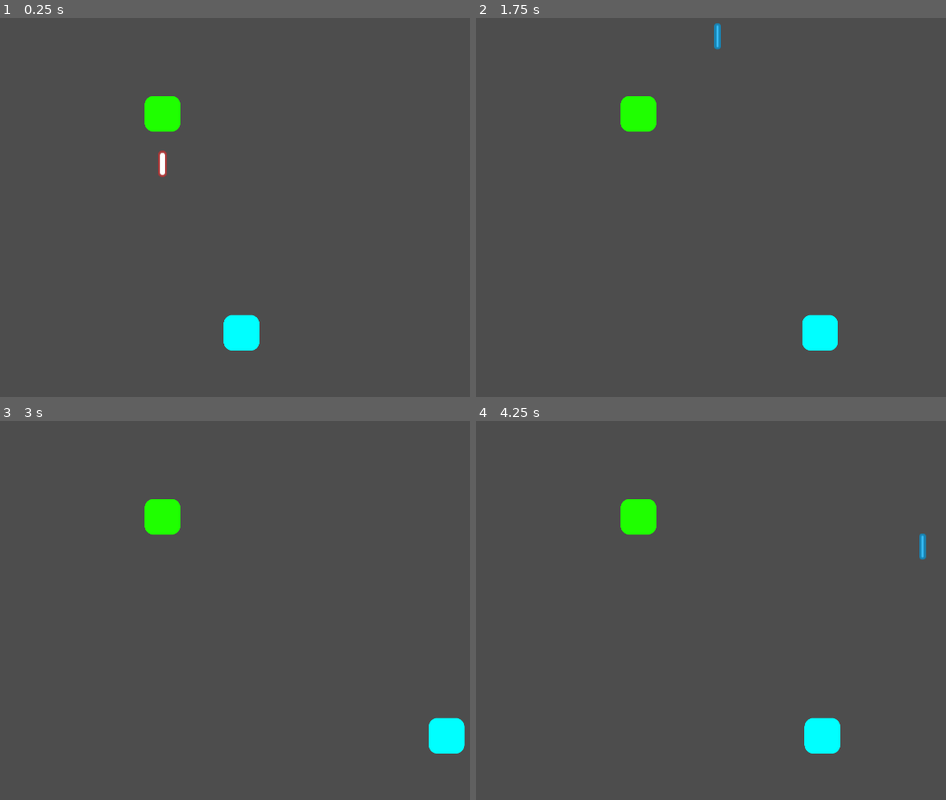
Above: before the commit, frames 1-4 (two rows, left to right).
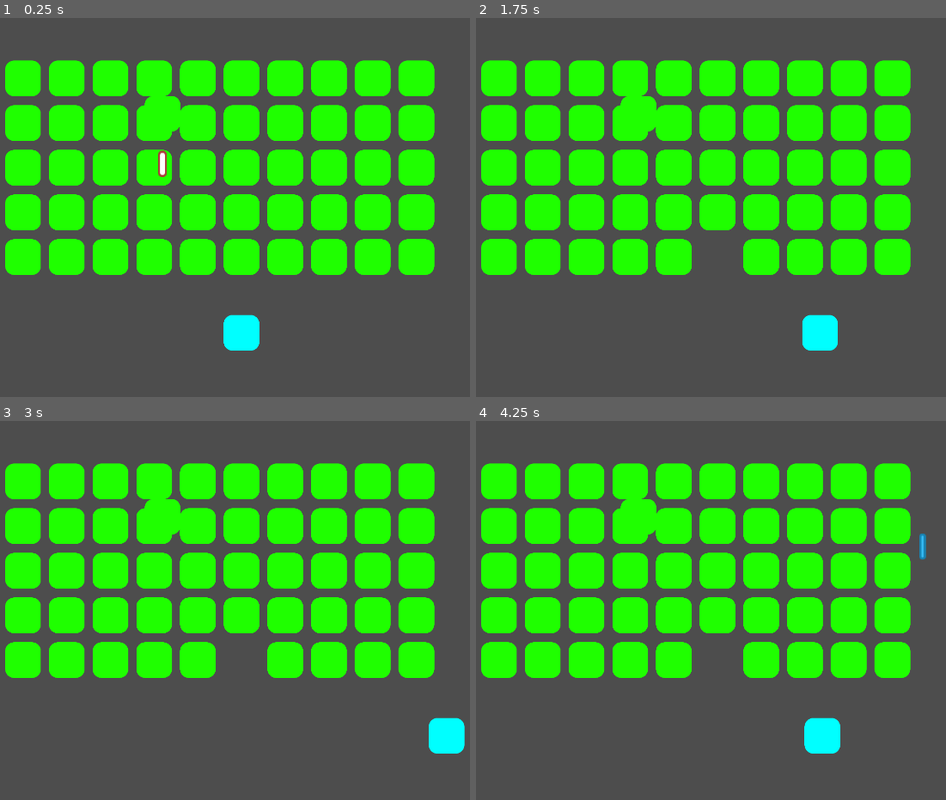
Above: after the commit, the same moments.

Repository: michael-j-coyne/space-defense
Game: Godot game, scene res://scenes/main.tscn
The game is run twice, just before and just after one commit, with the same random seed, the same clock (stepped at 60 frames per second) and the same inputs.
Inputs (mouse positions are in pixels of both pictures, inside the frame that each line leads up to):
- Up to frame 1 (0.25 s): no input
- Up to frame 2 (1.75 s): tap Enter (ui_accept) at 0.5, 0.77 s; move the mouse to (875, 184) at 0.52 s; hold Right (ui_right) 0.53-1.25 s; hold Shift 0.53-1.25 s; click (875, 184) at 0.67 s; drag from (584, 222) to (640, 112) at 1.27 s
- Up to frame 3 (3 s): move the mouse to (314, 523) at 2.02 s; hold Right (ui_right) 2.03-2.75 s; tap Ctrl at 2.1 s; drag from (211, 686) to (446, 735) at 2.77 s
- Up to frame 4 (4.25 s): tap Enter (ui_accept) at 3.5, 3.77 s; move the mouse to (927, 667) at 3.52 s; hold Left (ui_left) from 3.53 s (still down); tap Alt at 3.6 s

The runs differ from the first frame. In frame 1, 34% of the frame differs, in the area x 1-93%, y 11-68%; in frame 2, 34%; in frame 3, 34%; in frame 4, 34%.

Commit message:
Spawn a grid of enemies

Diff:
--- a/scenes/main.gd
+++ b/scenes/main.gd
@@ -13,6 +13,16 @@
 	(ENEMY_GROUP_SIZE.x - NUM_ENEMIES.x * ENEMY_SIZE.x) / NUM_GAPS.x,
 	(ENEMY_GROUP_SIZE.y - NUM_ENEMIES.y * ENEMY_SIZE.y) / NUM_GAPS.y)
 
+var enemies: Array[Enemy] = []
+
+func create_enemy_grid() -> void:
+	for row_idx in range(NUM_ENEMIES.y):
+		for col_idx in range(NUM_ENEMIES.x):
+			var enemy = enemy_scene.instantiate()
+			enemy.set_position(Main.enemy_position(row_idx, col_idx) + $EnemySpawn.position)
+			enemies.append(enemy)
+			add_child(enemy)
+
 static func enemy_position(row_idx: int, col_idx: int) -> Vector2:
 	var pos_x = 0.5 * ENEMY_SIZE.x + col_idx * (ENEMY_SIZE.x + GAP_SIZE.x)
 	var pos_y = 0.5 * ENEMY_SIZE.y + row_idx * (ENEMY_SIZE.y + GAP_SIZE.y)
@@ -20,4 +30,5 @@
 	return Vector2(pos_x, pos_y)
 
 func _ready() -> void:
+	create_enemy_grid()
 	$Enemy.fire_weapon()
--- a/scenes/main.tscn
+++ b/scenes/main.tscn
@@ -10,3 +10,6 @@
 [node name="Enemy" parent="." instance=ExtResource("1_0xner")]
 
 [node name="Player" parent="." instance=ExtResource("2_kr0qi")]
+
+[node name="EnemySpawn" type="Node2D" parent="."]
+position = Vector2(286, 136)
